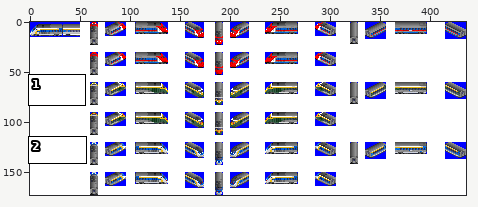
Two versions of one sprite sheet, src/locomotive/saemaeul/DHC.png. Above, an overview of the earlier version with the close-up marked.
Close-up. Before:
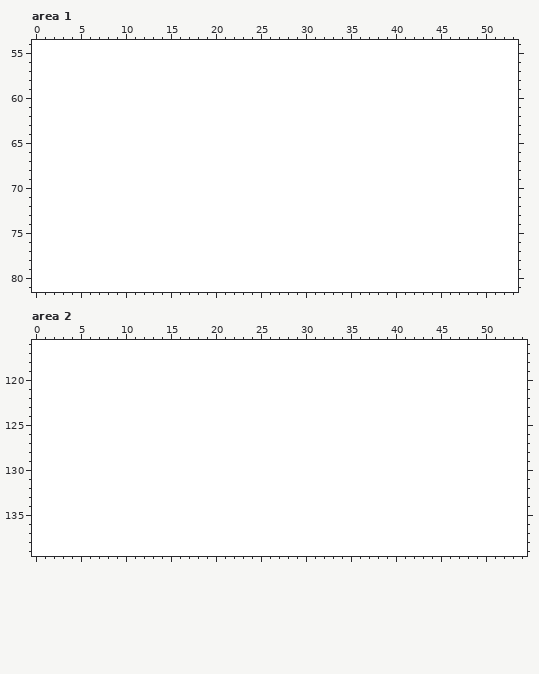
The file is 436x173 pixels. Colours within 5 levels of each other are drawn and written as one. Shown: area 1: x 0..53, y 54..81; area 2: x 0..54, y 116..139. The commit also changed other parts of the picture, which this record leaves out.
The same view after the edit:
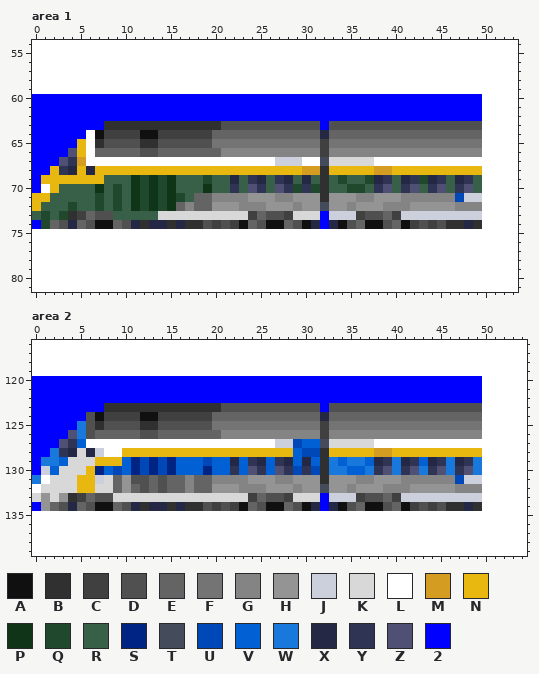
Palette (. is transparent): A #101010  B #303030  C #404040  D #505050  E #646464  F #747474  G #848484  H #949494  J #ccd0dc  K #d8d8d8  L #ffffff  M #d49c20  N #e8b810  P #103418  Q #20482c  R #386048  S #002484  T #444c5c  U #0048b8  V #0060d4  W #1878dc  X #242844  Y #303454  Z #505074  2 #0000ff
Edits made:
Changed rows in their new state; - is an unchanged pixel.
Area 1:
first column x 0:
60 22222222222222222222222222222222222222222222222222
61 22222222222222222222222222222222222222222222222222
62 22222222222222222222222222222222222222222222222222
63 22222222BBBBBBBBBBBBBDDDDDDDDDDD2DDDDDDDDDDDDDDDDD
64 222222-ACCCCAACCCCCCEEEEEEEEEEEEXEEEEEEEEEEEEEEEEE
65 22222N-BDDDDBBDDDDDDFFFFFFFFFFFFCFFFFFFFFFFFFFFFFF
66 2222ZN-EEEEEDDEEEEEEEGGGGGGGGGGGCGGGGGGGGGGGGGGGGG
67 222ZYM---------------------JJJ--TKKKKK------------
68 22NYXNXNNNNNNNNNNNNNNNNNNNNNNNMMBNNNNNMMNNNNNNNNNN
69 2NNNNNNNRRRPQPQPRRRQRRXRYXRYXRXRBRQRRQXYRXYQXYRXYR
70 2-NRRRRPRQRPQPQPRRRPRRYRZYRZYQYQBRRQQRYZRYZRYZRYZR
71 NNRRRRRQRQRPQPQPQREEGGGGHHHGGHHHBHHHGGHHHGGGGGGUJJ
72 NRRRQRRQRQRPQPQPEGEEHHHGGGHHHGHHTHHGHHHGGGHHHHHGGG
73 RQRQBCEDDRRRRRKKKKKKKKKKCEDDCKKK2JJJCDDECJJJJJJJJJ
74 2QEDXEDAAEDXBXXBXBBDCDCAEDAAEDAX2XADEAADEACDCDBBXB
Area 2:
first column x 0:
120 22222222222222222222222222222222222222222222222222
121 22222222222222222222222222222222222222222222222222
122 22222222222222222222222222222222222222222222222222
123 22222222BBBBBBBBBBBBBDDDDDDDDDDD2DDDDDDDDDDDDDDDDD
124 222222DACCCCAACCCCCCEEEEEEEEEEEEXEEEEEEEEEEEEEEEEE
125 22222WDBDDDDBBDDDDDDFFFFFFFFFFFFCFFFFFFFFFFFFFFFFF
126 2222ZWDEEEEEDDEEEEEEEGGGGGGGGGGGCGGGGGGGGGGGGGGGGG
127 222ZYV---------------------JJUVVTKKKKK------------
128 22WYXKXJ--NNNNNNNNNNNNNNNNNNNVUUBNNNNNMMNNNNNNNNNN
129 2WWVKKKNNNVSUSUSVVVUVVXVYXVYXVXVBWVWWVXYWXYVXYWXYW
130 2JVKKKNSVUVSUSUSVVVSVVYVZYVZYUYUBWWVVWYZWYZWYZWYZW
131 W-KKKNNJKEHDDEDEEGEEGGGGHHHGGHHHBHHHGGHHHGGGGGGUJJ
132 -KKKKNNKKEHEDEDEEGEEHHHGGGHHHGHHTHHGHHHGGGHHHHHGGG
133 KHKHBCEDDKKKKKKKKKKKKKKKCEDDCKKK2JJJCDDECJJJJJJJJJ
134 2HEDXEDAAEDXBXXBXBBDCDCAEDAAEDAX2XADEAADEACDCDBBXB
Boxes around the changes in both close-ups, in picture pixels (x1, y1, x2, y2):
changed: (32, 94, 482, 229)
changed: (32, 376, 482, 511)
